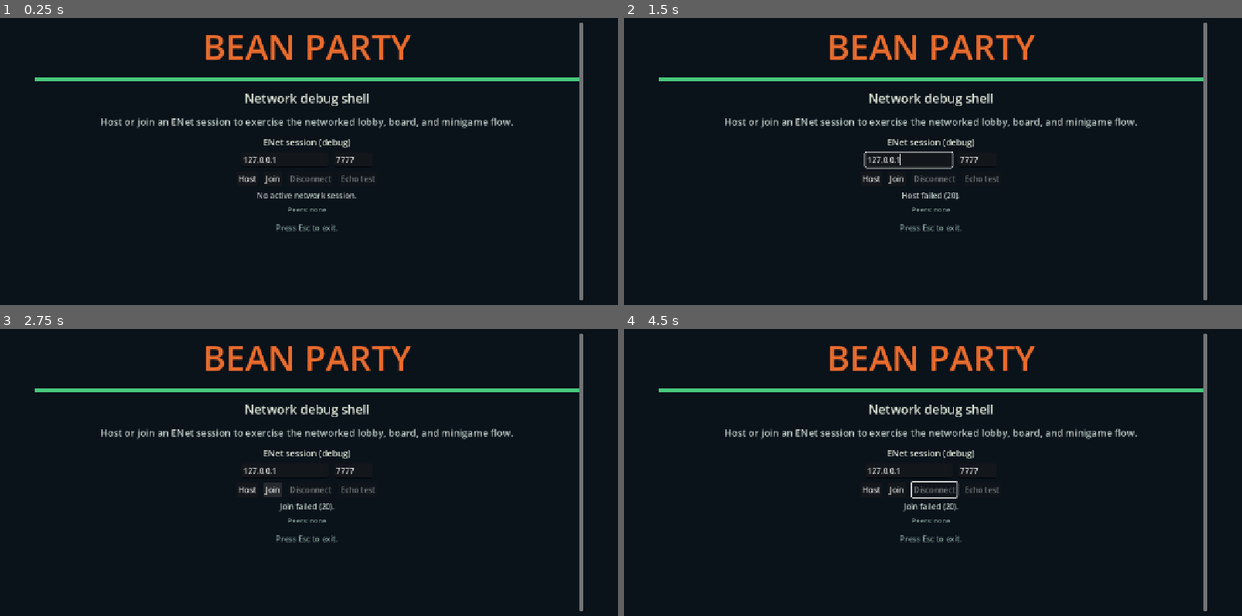
Above: before the commit, frames 1-4 (two rows, left to right).
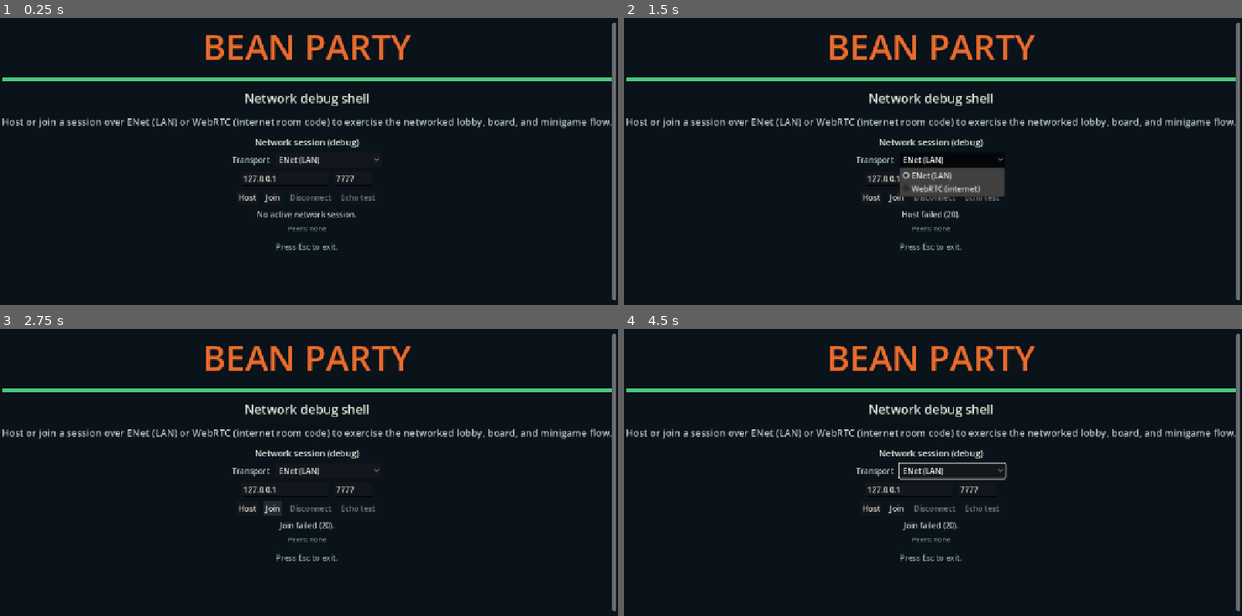
Above: after the commit, the same moments.

Repository: nonstdio/bean-party
Game: Godot game, scene res://scenes/app/main.tscn
Same seed, same stepped clock (60 frames per second), same inputs: the game is played once before the commit and once after it.
Inputs (mouse positions are in pixels of both pictures, inside the frame that each line leads up to):
- Up to frame 1 (0.25 s): no input
- Up to frame 2 (1.5 s): click "Host" at 0.5 s; click (951, 158) at 1.25 s, where only the run after the commit has a clickable "ENet (LAN)"
- Up to frame 3 (2.75 s): click "Join" at 2 s
- Up to frame 4 (4.5 s): move the mouse to (1068, 455) at 2.77 s; hold Right (ui_right) 2.78-3.5 s; hold Shift 2.78-3.5 s; click (1068, 455) at 2.92 s; tap Enter (ui_accept) at 3.5, 4.25 s; drag from (809, 489) to (902, 541) at 3.52 s; move the mouse to (994, 395) at 4.27 s; hold Right (ui_right) from 4.28 s (still down); tap Ctrl at 4.35 s

The runs differ from the first frame. In frame 1, 4.7% of the frame differs, in the area x 0-100%, y 1-99%; in frame 2, 6.1%; in frame 3, 4.7%; in frame 4, 5.0%.

Commit message:
feat: add WebRTC join-code UI and reconnect targeting
Let the debug shell host or join via room code over WebRTC and persist transport-aware reconnect keys for board reclaim.

Co-authored-by: Cursor <cursoragent@cursor.com>

Diff:
--- a/scenes/app/main.tscn
+++ b/scenes/app/main.tscn
@@ -84,7 +84,7 @@
 layout_mode = 2
 theme_override_colors/font_color = Color(0.745098, 0.807843, 0.784314, 1)
 theme_override_font_sizes/font_size = 20
-text = "Host or join an ENet session to exercise the networked lobby, board, and minigame flow."
+text = "Host or join a session over ENet (LAN) or WebRTC (internet room code) to exercise the networked lobby, board, and minigame flow."
 horizontal_alignment = 1
 
 [node name="NetworkSession" type="VBoxContainer" parent="Margin/Scroll/Content"]
@@ -261,25 +261,60 @@
 layout_mode = 2
 theme_override_colors/font_color = Color(0.862745, 0.905882, 0.839216, 1)
 theme_override_font_sizes/font_size = 18
-text = "ENet session (debug)"
-horizontal_alignment = 1
-
-[node name="ConnectionFields" type="HBoxContainer" parent="Margin/Scroll/Content/NetworkSession"]
-layout_mode = 2
-alignment = 1
-theme_override_constants/separation = 12
-
-[node name="AddressField" type="LineEdit" parent="Margin/Scroll/Content/NetworkSession/ConnectionFields"]
+text = "Network session (debug)"
+horizontal_alignment = 1
+
+[node name="TransportRow" type="HBoxContainer" parent="Margin/Scroll/Content/NetworkSession"]
+layout_mode = 2
+alignment = 1
+theme_override_constants/separation = 12
+
+[node name="TransportLabel" type="Label" parent="Margin/Scroll/Content/NetworkSession/TransportRow"]
+layout_mode = 2
+theme_override_colors/font_color = Color(0.745098, 0.807843, 0.784314, 1)
+text = "Transport"
+
+[node name="TransportField" type="OptionButton" parent="Margin/Scroll/Content/NetworkSession/TransportRow"]
+unique_name_in_owner = true
+layout_mode = 2
+custom_minimum_size = Vector2(220, 0)
+
+[node name="EnetFields" type="HBoxContainer" parent="Margin/Scroll/Content/NetworkSession"]
+unique_name_in_owner = true
+layout_mode = 2
+alignment = 1
+theme_override_constants/separation = 12
+
+[node name="AddressField" type="LineEdit" parent="Margin/Scroll/Content/NetworkSession/EnetFields"]
 unique_name_in_owner = true
 layout_mode = 2
 custom_minimum_size = Vector2(180, 0)
 placeholder_text = "Address"
 
-[node name="PortField" type="LineEdit" parent="Margin/Scroll/Content/NetworkSession/ConnectionFields"]
+[node name="PortField" type="LineEdit" parent="Margin/Scroll/Content/NetworkSession/EnetFields"]
 unique_name_in_owner = true
 layout_mode = 2
 custom_minimum_size = Vector2(80, 0)
 placeholder_text = "Port"
+
+[node name="WebRtcFields" type="HBoxContainer" parent="Margin/Scroll/Content/NetworkSession"]
+unique_name_in_owner = true
+visible = false
+layout_mode = 2
+alignment = 1
+theme_override_constants/separation = 12
+
+[node name="SignalingUrlField" type="LineEdit" parent="Margin/Scroll/Content/NetworkSession/WebRtcFields"]
+unique_name_in_owner = true
+layout_mode = 2
+custom_minimum_size = Vector2(260, 0)
+placeholder_text = "Signaling URL"
+
+[node name="RoomCodeField" type="LineEdit" parent="Margin/Scroll/Content/NetworkSession/WebRtcFields"]
+unique_name_in_owner = true
+layout_mode = 2
+custom_minimum_size = Vector2(160, 0)
+placeholder_text = "Room code (join)"
 
 [node name="NetworkActions" type="HBoxContainer" parent="Margin/Scroll/Content/NetworkSession"]
 layout_mode = 2
--- a/scripts/app/network_session_view.gd
+++ b/scripts/app/network_session_view.gd
@@ -1,8 +1,18 @@
 extends VBoxContainer
 
+enum TransportMode {
+	ENET,
+	WEBRTC,
+}
+
 @onready var _match_session: MatchSession = %MatchSession
+@onready var _transport_field: OptionButton = %TransportField
+@onready var _enet_fields: HBoxContainer = %EnetFields
+@onready var _webrtc_fields: HBoxContainer = %WebRtcFields
 @onready var _address_field: LineEdit = %AddressField
 @onready var _port_field: LineEdit = %PortField
+@onready var _signaling_url_field: LineEdit = %SignalingUrlField
+@onready var _room_code_field: LineEdit = %RoomCodeField
 @onready var _host_button: Button = %HostButton
 @onready var _join_button: Button = %JoinButton
 @onready var _disconnect_button: Button = %DisconnectButton
@@ -14,8 +24,12 @@
 
 
 func _ready() -> void:
+	_transport_field.add_item("ENet (LAN)", TransportMode.ENET)
+	_transport_field.add_item("WebRTC (internet)", TransportMode.WEBRTC)
 	_port_field.text = str(MatchConstants.DEFAULT_ENET_PORT)
 	_address_field.text = "127.0.0.1"
+	_signaling_url_field.text = MatchConstants.DEFAULT_WEBRTC_SIGNALING_URL
+	_transport_field.item_selected.connect(_on_transport_selected)
 	_host_button.pressed.connect(_on_host_pressed)
 	_join_button.pressed.connect(_on_join_pressed)
 	_disconnect_button.pressed.connect(_on_disconnect_pressed)
@@ -25,10 +39,21 @@
 	_match_session.server_disconnected.connect(_on_server_disconnected)
 	_match_session.session_ended.connect(_on_session_ended)
 	_match_session.echo_completed.connect(_on_echo_completed)
-	_refresh()
+	_on_transport_selected(0)
+	_refresh()
+
+
+func _on_transport_selected(_index: int) -> void:
+	var mode := _selected_transport_mode()
+	_enet_fields.visible = mode == TransportMode.ENET
+	_webrtc_fields.visible = mode == TransportMode.WEBRTC
 
 
 func _on_host_pressed() -> void:
+	if _selected_transport_mode() == TransportMode.WEBRTC:
+		_host_webrtc()
+		return
+
 	var port := _read_port()
 	if port < 0:
 		return
@@ -39,7 +64,28 @@
 	_refresh()
 
 
+func _host_webrtc() -> void:
+	var signaling_url := _read_signaling_url()
+	if signaling_url == "":
+		return
+	var error := _match_session.host_with_transport(
+		TransportAdapterRegistry.TRANSPORT_WEBRTC,
+		{"signaling_url": signaling_url},
+	)
+	if error == OK:
+		_status_label.text = "Connecting to signaling and creating room..."
+	elif error == ERR_CANT_CREATE:
+		_status_label.text = "WebRTC host failed. Install webrtc-native (see docs/guides/webrtc-setup.md)."
+	else:
+		_status_label.text = "WebRTC host failed (%d)." % error
+	_refresh()
+
+
 func _on_join_pressed() -> void:
+	if _selected_transport_mode() == TransportMode.WEBRTC:
+		_join_webrtc()
+		return
+
 	var port := _read_port()
 	if port < 0:
 		return
@@ -53,6 +99,30 @@
 		if error == OK
 		else "Join failed (%d)." % error
 	)
+	_refresh()
+
+
+func _join_webrtc() -> void:
+	var signaling_url := _read_signaling_url()
+	if signaling_url == "":
+		return
+	var room_code := _room_code_field.text.strip_edges()
+	if room_code == "":
+		_status_label.text = "Enter a room code to join."
+		return
+	var error := _match_session.join_with_transport(
+		TransportAdapterRegistry.TRANSPORT_WEBRTC,
+		{
+			"signaling_url": signaling_url,
+			"room_code": room_code,
+		},
+	)
+	if error == OK:
+		_status_label.text = "Joining room %s..." % room_code
+	elif error == ERR_CANT_CREATE:
+		_status_label.text = "WebRTC join failed. Install webrtc-native (see docs/guides/webrtc-setup.md)."
+	else:
+		_status_label.text = "WebRTC join failed (%d)." % error
 	_refresh()
 
 
@@ -99,6 +169,7 @@
 	_host_button.disabled = in_session
 	_join_button.disabled = in_session
 	_disconnect_button.disabled = not in_session
+	_transport_field.disabled = in_session
 	_echo_button.disabled = (
 		not _match_session.is_session_established()
 		or _match_session.get_remote_peer_ids().is_empty()
@@ -107,28 +178,68 @@
 	match state:
 		MatchSession.SessionState.CONNECTING:
 			_peers_label.text = "Peers: connecting..."
+			if _match_session.get_transport_id() == TransportAdapterRegistry.TRANSPORT_WEBRTC:
+				var room_code := _match_session.get_last_join_room_code()
+				if room_code != "":
+					_room_code_field.text = room_code
+					_status_label.text = "Room code: %s (share with friends)" % room_code
 		MatchSession.SessionState.CONNECTED:
 			var peer_ids := _match_session.get_session_peer_ids()
 			_peers_label.text = "Peers (client): %s" % ", ".join(peer_ids)
 			if not _is_terminal_status():
-				_status_label.text = "Connected as client."
+				_status_label.text = _connected_status_text()
 		MatchSession.SessionState.HOSTING:
 			var peer_ids := _match_session.get_session_peer_ids()
 			_peers_label.text = "Peers (host): %s" % ", ".join(peer_ids)
 			if not _is_terminal_status():
-				var port := _read_port(true)
-				if port > 0:
-					_status_label.text = "Hosting on port %d." % port
+				_status_label.text = _hosting_status_text()
 		_:
 			_peers_label.text = "Peers: none"
 
 
+func _connected_status_text() -> String:
+	if _match_session.get_transport_id() == TransportAdapterRegistry.TRANSPORT_WEBRTC:
+		return "Connected (WebRTC room %s)." % _match_session.get_last_join_room_code()
+	return "Connected as client."
+
+
+func _hosting_status_text() -> String:
+	if _match_session.get_transport_id() == TransportAdapterRegistry.TRANSPORT_WEBRTC:
+		var room_code := _match_session.get_last_join_room_code()
+		if room_code != "":
+			_room_code_field.text = room_code
+		return "Hosting WebRTC room %s." % room_code
+
+	var port := _read_port(true)
+	if port > 0:
+		return "Hosting on port %d." % port
+	return "Hosting."
+
+
 func _is_terminal_status() -> bool:
 	return (
-		_status_label.text == "Connection failed."
+		_status_label.text.begins_with("Connection failed")
 		or _status_label.text == "Host left the match."
 		or _status_label.text == "Session disconnected."
-	)
+		or _status_label.text.begins_with("WebRTC host failed")
+		or _status_label.text.begins_with("WebRTC join failed")
+		or _status_label.text.begins_with("Signaling disconnected")
+	)
+
+
+func _selected_transport_mode() -> TransportMode:
+	return _transport_field.get_selected_id() as TransportMode
+
+
+func _read_signaling_url() -> String:
+	var url := _signaling_url_field.text.strip_edges()
+	if url == "":
+		_status_label.text = "Enter a signaling server URL."
+		return ""
+	if not url.begins_with("ws://") and not url.begins_with("wss://"):
+		_status_label.text = "Signaling URL must start with ws:// or wss://."
+		return ""
+	return url
 
 
 func _read_port(quiet := false) -> int:
--- a/scripts/shared/network_lobby_session.gd
+++ b/scripts/shared/network_lobby_session.gd
@@ -255,8 +255,11 @@
 			phase_session.get_match_epoch(),
 			recovery_session_id,
 			reconnect_token,
+			match_session.get_transport_id(),
 			match_session.get_last_join_address(),
 			match_session.get_last_join_port(),
+			match_session.get_last_join_address(),
+			match_session.get_last_join_room_code(),
 		)
 		return
 
@@ -302,8 +305,10 @@
 			and match_session != null
 			and NetworkReconnectState.matches_target(
 				board_session.get_recovery_session_id(),
+				match_session.get_transport_id(),
 				match_session.get_last_join_address(),
 				match_session.get_last_join_port(),
+				match_session.get_last_join_room_code(),
 			)
 		):
 			request_reclaim_slot(
--- a/scripts/shared/network_reconnect_state.gd
+++ b/scripts/shared/network_reconnect_state.gd
@@ -5,8 +5,11 @@
 static var pending_match_epoch: int = -1
 static var pending_recovery_session_id: String = ""
 static var pending_reconnect_token: String = ""
+static var pending_transport_id: String = ""
 static var pending_host_address: String = ""
 static var pending_host_port: int = -1
+static var pending_signaling_url: String = ""
+static var pending_room_code: String = ""
 
 
 static func remember(
@@ -14,8 +17,11 @@
 		match_epoch: int,
 		recovery_session_id: String,
 		reconnect_token: String,
-		host_address: String,
-		host_port: int,
+		transport_id: String,
+		host_address: String = "",
+		host_port: int = -1,
+		signaling_url: String = "",
+		room_code: String = "",
 ) -> void:
 	if player_id == "" or recovery_session_id == "" or reconnect_token == "":
 		return
@@ -23,8 +29,11 @@
 	pending_match_epoch = match_epoch
 	pending_recovery_session_id = recovery_session_id
 	pending_reconnect_token = reconnect_token
+	pending_transport_id = transport_id
 	pending_host_address = host_address
 	pending_host_port = host_port
+	pending_signaling_url = signaling_url
+	pending_room_code = room_code
 
 
 static func clear() -> void:
@@ -32,8 +41,11 @@
 	pending_match_epoch = -1
 	pending_recovery_session_id = ""
 	pending_reconnect_token = ""
+	pending_transport_id = ""
 	pending_host_address = ""
 	pending_host_port = -1
+	pending_signaling_url = ""
+	pending_room_code = ""
 
 
 static func has_pending() -> bool:
@@ -42,13 +54,17 @@
 
 static func matches_target(
 		recovery_session_id: String,
-		host_address: String,
-		host_port: int,
+		transport_id: String,
+		join_address: String,
+		join_port: int,
+		room_code: String = "",
 ) -> bool:
 	if not has_pending():
 		return false
 	if pending_recovery_session_id != recovery_session_id:
 		return false
-	if pending_host_address != host_address:
+	if pending_transport_id != transport_id:
 		return false
-	return pending_host_port == host_port
+	if transport_id == TransportAdapterRegistry.TRANSPORT_WEBRTC:
+		return pending_signaling_url == join_address and pending_room_code == room_code
+	return pending_host_address == join_address and pending_host_port == join_port
--- a/tests/unit/test_network_disconnect_recovery.gd
+++ b/tests/unit/test_network_disconnect_recovery.gd
@@ -122,14 +122,77 @@
 	assert_eq(NetworkReconnectState.pending_reconnect_token, "token_test")
 	assert_eq(NetworkReconnectState.pending_host_address, "127.0.0.1")
 	assert_eq(NetworkReconnectState.pending_host_port, 7777)
+	assert_eq(NetworkReconnectState.pending_transport_id, TransportAdapterRegistry.TRANSPORT_ENET)
 	NetworkReconnectState.clear()
 
 
 func test_reconnect_state_requires_matching_host_target() -> void:
-	NetworkReconnectState.remember("player_2", 1, "recovery_a", "token", "127.0.0.1", 7777)
-	assert_true(NetworkReconnectState.matches_target("recovery_a", "127.0.0.1", 7777))
-	assert_false(NetworkReconnectState.matches_target("recovery_b", "127.0.0.1", 7777))
-	assert_false(NetworkReconnectState.matches_target("recovery_a", "10.0.0.1", 7777))
+	NetworkReconnectState.remember(
+		"player_2",
+		1,
+		"recovery_a",
+		"token",
+		TransportAdapterRegistry.TRANSPORT_ENET,
+		"127.0.0.1",
+		7777,
+	)
+	assert_true(
+		NetworkReconnectState.matches_target(
+			"recovery_a",
+			TransportAdapterRegistry.TRANSPORT_ENET,
+			"127.0.0.1",
+			7777,
+		)
+	)
+	assert_false(
+		NetworkReconnectState.matches_target(
+			"recovery_b",
+			TransportAdapterRegistry.TRANSPORT_ENET,
+			"127.0.0.1",
+			7777,
+		)
+	)
+	assert_false(
+		NetworkReconnectState.matches_target(
+			"recovery_a",
+			TransportAdapterRegistry.TRANSPORT_ENET,
+			"10.0.0.1",
+			7777,
+		)
+	)
+	NetworkReconnectState.clear()
+
+
+func test_reconnect_state_requires_matching_webrtc_target() -> void:
+	NetworkReconnectState.remember(
+		"player_2",
+		1,
+		"recovery_a",
+		"token",
+		TransportAdapterRegistry.TRANSPORT_WEBRTC,
+		"",
+		-1,
+		"ws://127.0.0.1:9080",
+		"room123",
+	)
+	assert_true(
+		NetworkReconnectState.matches_target(
+			"recovery_a",
+			TransportAdapterRegistry.TRANSPORT_WEBRTC,
+			"ws://127.0.0.1:9080",
+			-1,
+			"room123",
+		)
+	)
+	assert_false(
+		NetworkReconnectState.matches_target(
+			"recovery_a",
+			TransportAdapterRegistry.TRANSPORT_WEBRTC,
+			"ws://127.0.0.1:9080",
+			-1,
+			"other",
+		)
+	)
 	NetworkReconnectState.clear()
 
 
Not shown, changed: docs/guides/runtime-debug-harnesses.md
Not shown, changed: docs/research/webrtc-transport-investigation.md
